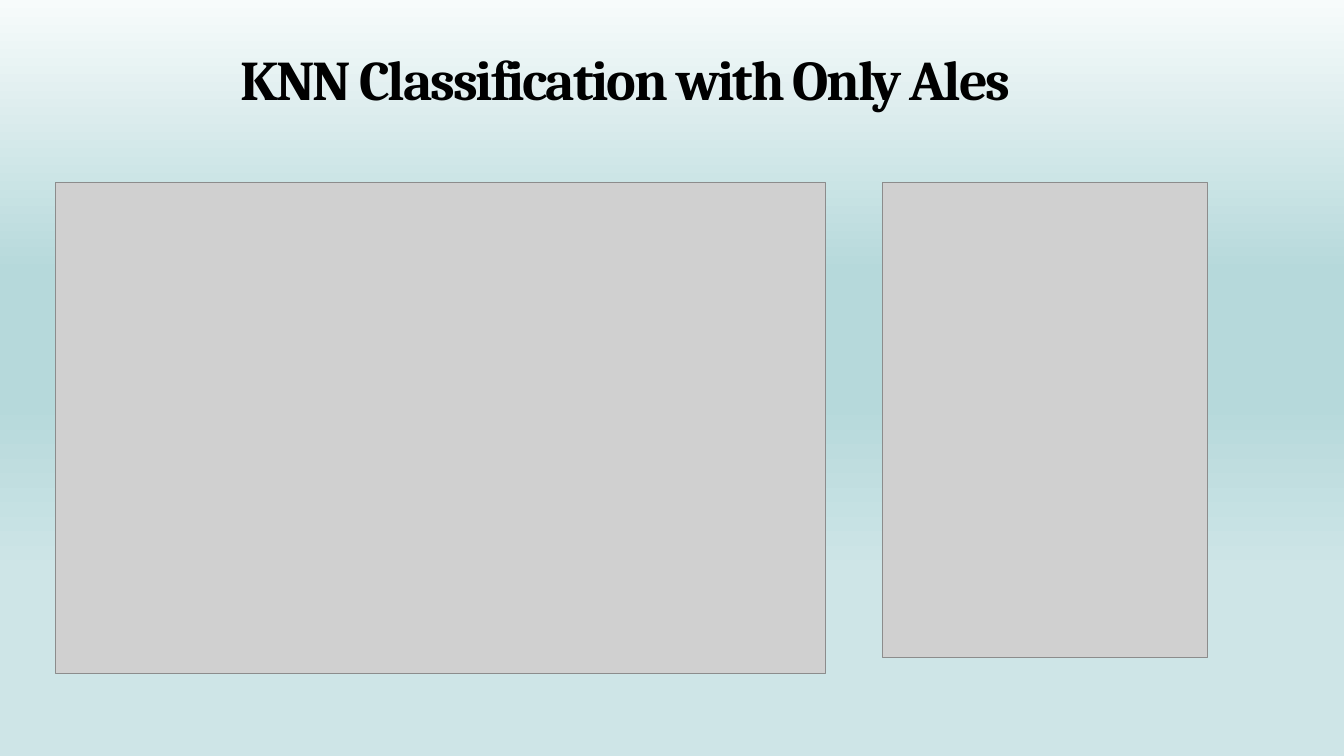
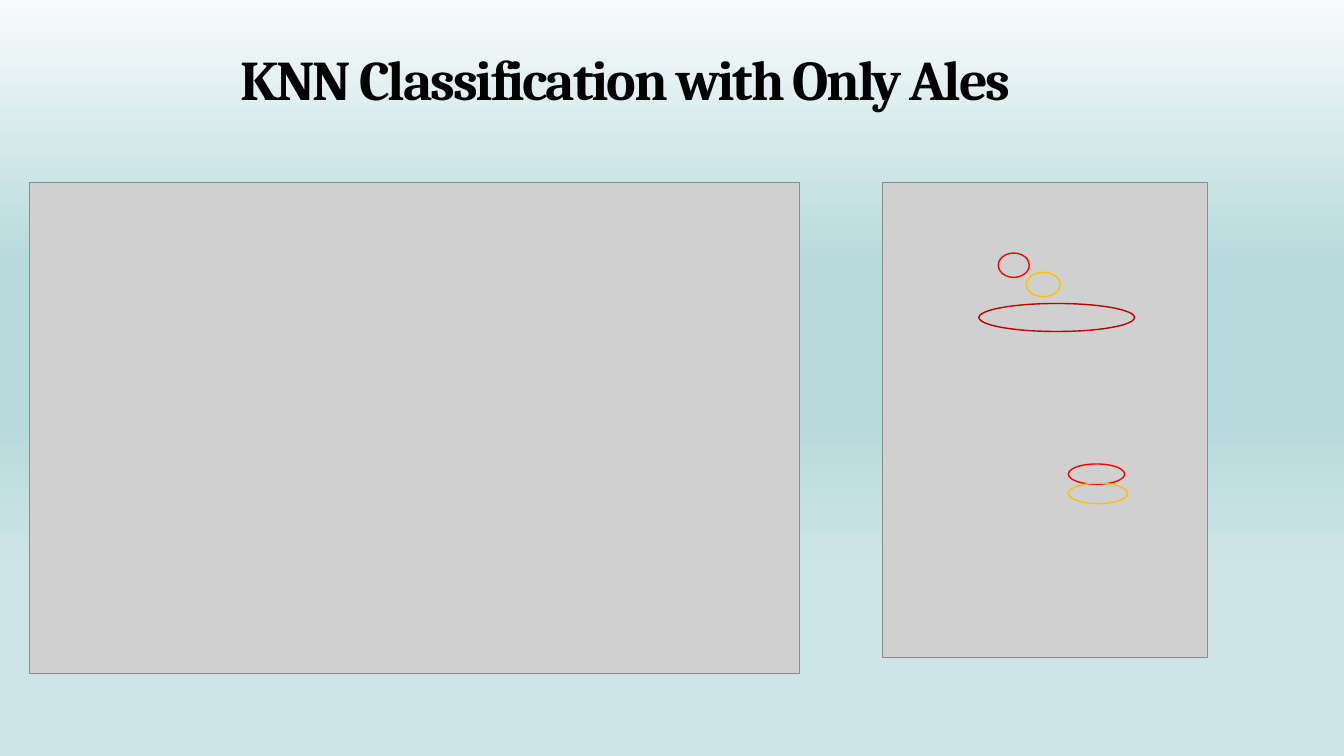
Before and after one commit to NickSager/MSDS_6306_Project1, a slide deck: slide 9 of Group4_CaseStudy1.pptx. Drawn at 1344x756 pixels with LibreOffice and Linux fonts; fonts in the diff are those of the drawing; grey boxes stand for pictures. Boxes give left, top, right and bottom in pixels: in the first picture for what was removed or moved away, otherwise in the second. Text is boxed around its words. In the diff, an @@ line names an element or a change of style, - is before the commit and + after.

```diff
--- a/Group4_CaseStudy1.pptx
+++ b/Group4_CaseStudy1.pptx
@@ picture: place and size @@
-picture at (56,182,827,675)
+picture at (30,182,801,675)
@@ ellipse added at (998,253,1029,277), outline #FF0000 1 pt @@
@@ ellipse added at (1026,272,1061,296), outline #FFC000 1 pt @@
@@ ellipse added at (979,303,1134,332), outline #C00000 1 pt @@
@@ ellipse added at (1069,464,1125,484), outline #FF0000 1 pt @@
@@ ellipse added at (1069,483,1128,503), outline #FFC000 1 pt @@
```
Also in this commit, not shown: 6 other slides changed.
